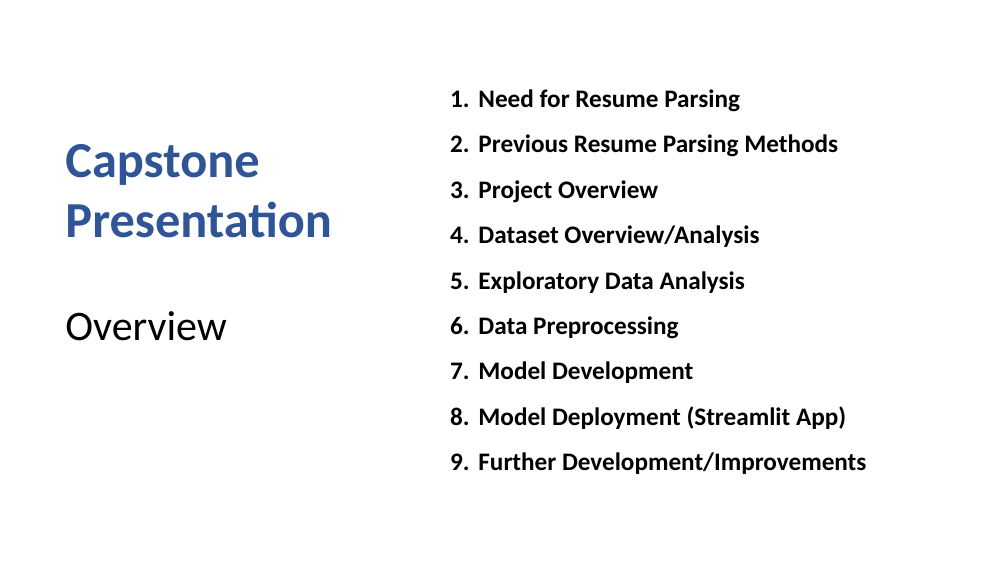
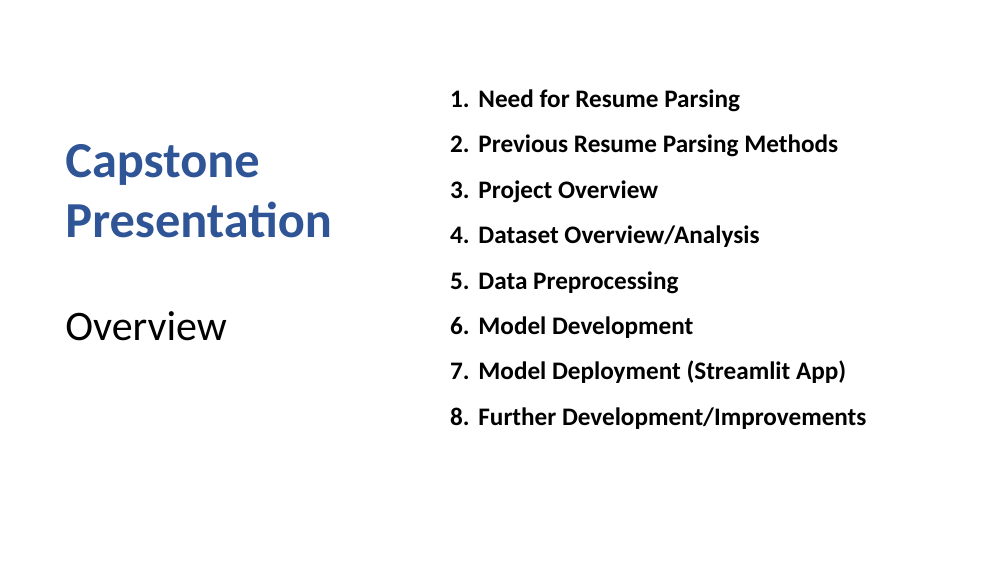
Before and after one commit to mk7890/Resume-Parsing-System, a slide deck: slide 2 of Resume Parsing.pptx. Drawn at 1008x567 pixels with LibreOffice and Linux fonts; fonts in the diff are those of the drawing; background and template pictures are left out. Boxes give left, top, right and bottom in pixels: in the first picture for what was removed or moved away, otherwise in the second. Text is boxed around its words. In the diff, an @@ line names an element or a change of style, - is before the commit and + after.

```diff
--- a/Resume Parsing.pptx
+++ b/Resume Parsing.pptx
@@ text at bbox=[478, 271, 745, 293]: paragraph removed @@
-5. Exploratory Data Analysis
```
Also in this commit, not shown: 2 other slides changed, 2 slides added.
